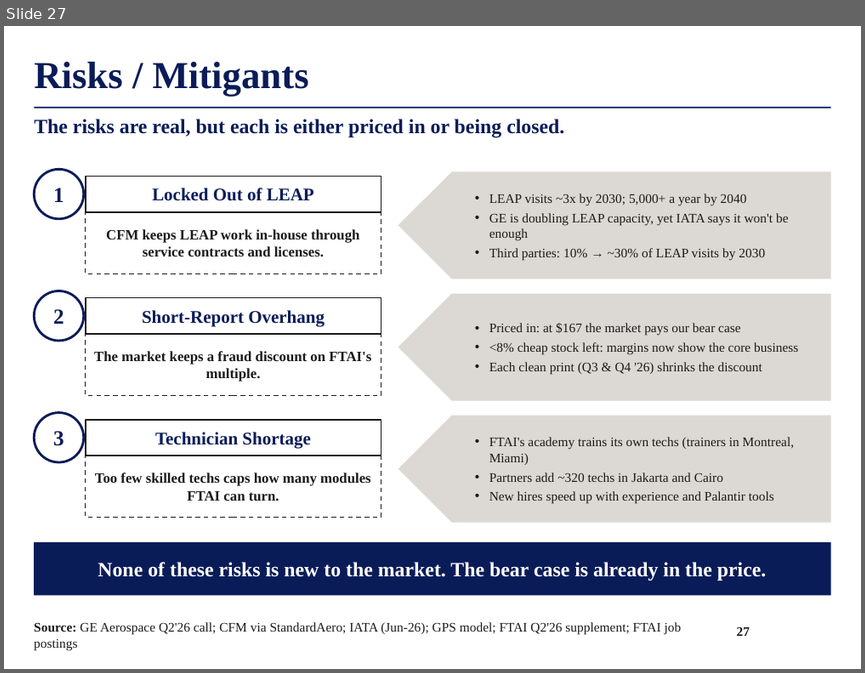
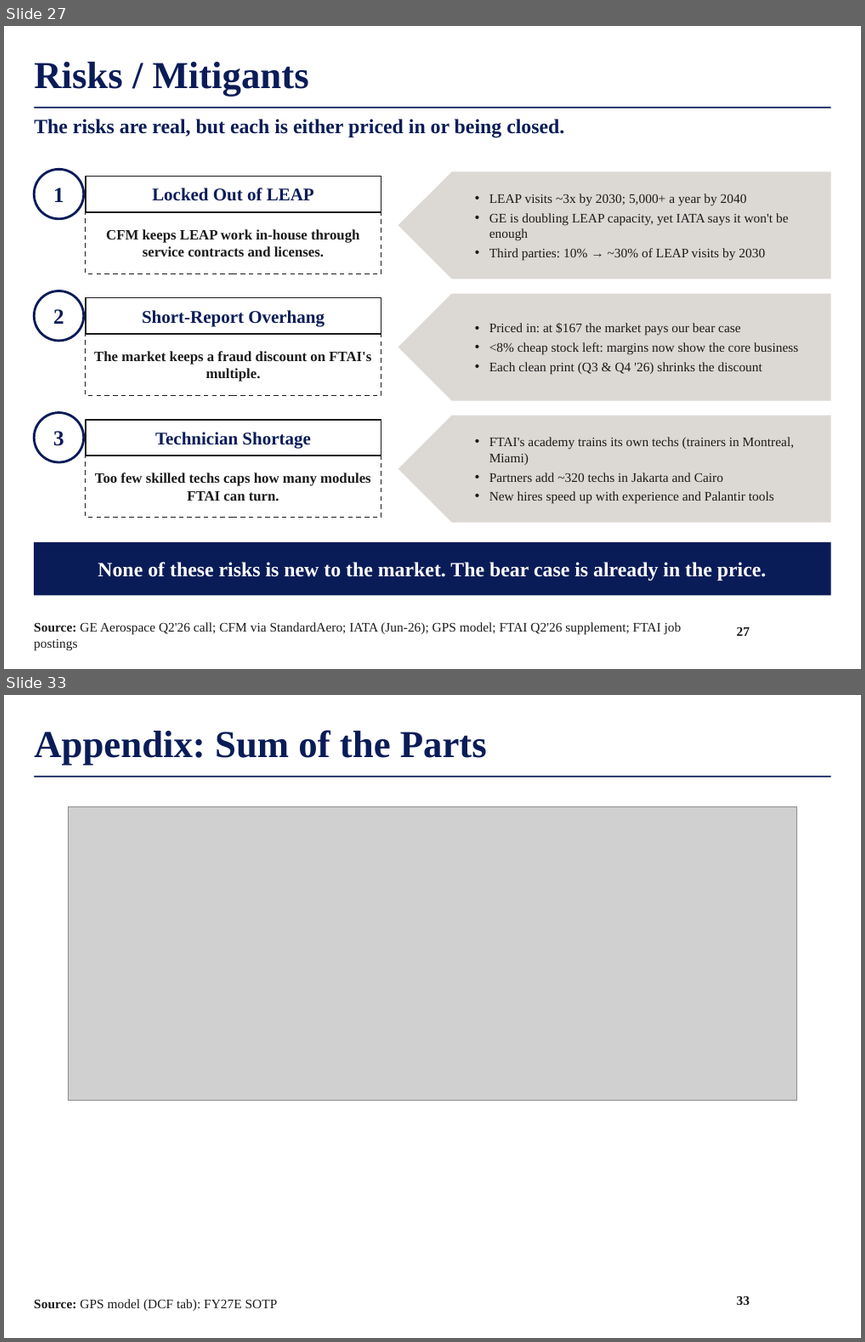
Before and after one commit to maxlsmls-dot/SPOT, a slide deck: deck/FTAI_Long_Pitch.pptx. Shown one above the other, each under a label of ours: slide 27 before the commit, slides 27 and 33 after it; the slides between them are not shown. The pictures are 865x673 and 865x1342 pixels, drawn with LibreOffice and Linux fonts; fonts in the diff are those of the drawing; grey boxes stand for pictures; background and template pictures are left out. Boxes give left, top, right and bottom in pixels: in the first picture for what was removed or moved away, otherwise in the second. Text is boxed around its words. In the diff, an @@ line names an element or a change of style, - is before the commit and + after.

```diff
--- a/deck/FTAI_Long_Pitch.pptx
+++ b/deck/FTAI_Long_Pitch.pptx
@@ slide 33 added at (4,695,861,1338), background #FFFFFF; not listed: 1 template element that a slide beside it also shows @@
@@ title added at (34,730,487,765), 32 pt, text #0A1C58, bold @@
+Appendix: Sum of the Parts
@@ picture added at (69,806,796,1100) @@
@@ text added at (34,1299,278,1310), 11 pt, text #1A1A1A @@
+Source: GPS model (DCF tab): FY27E SOTP
@@ page number added at (737,1295,749,1304), 11 pt, text #1A1A1A, bold @@
+33
```
Also in this commit, not shown: 9 other slides added, 12 other files.
